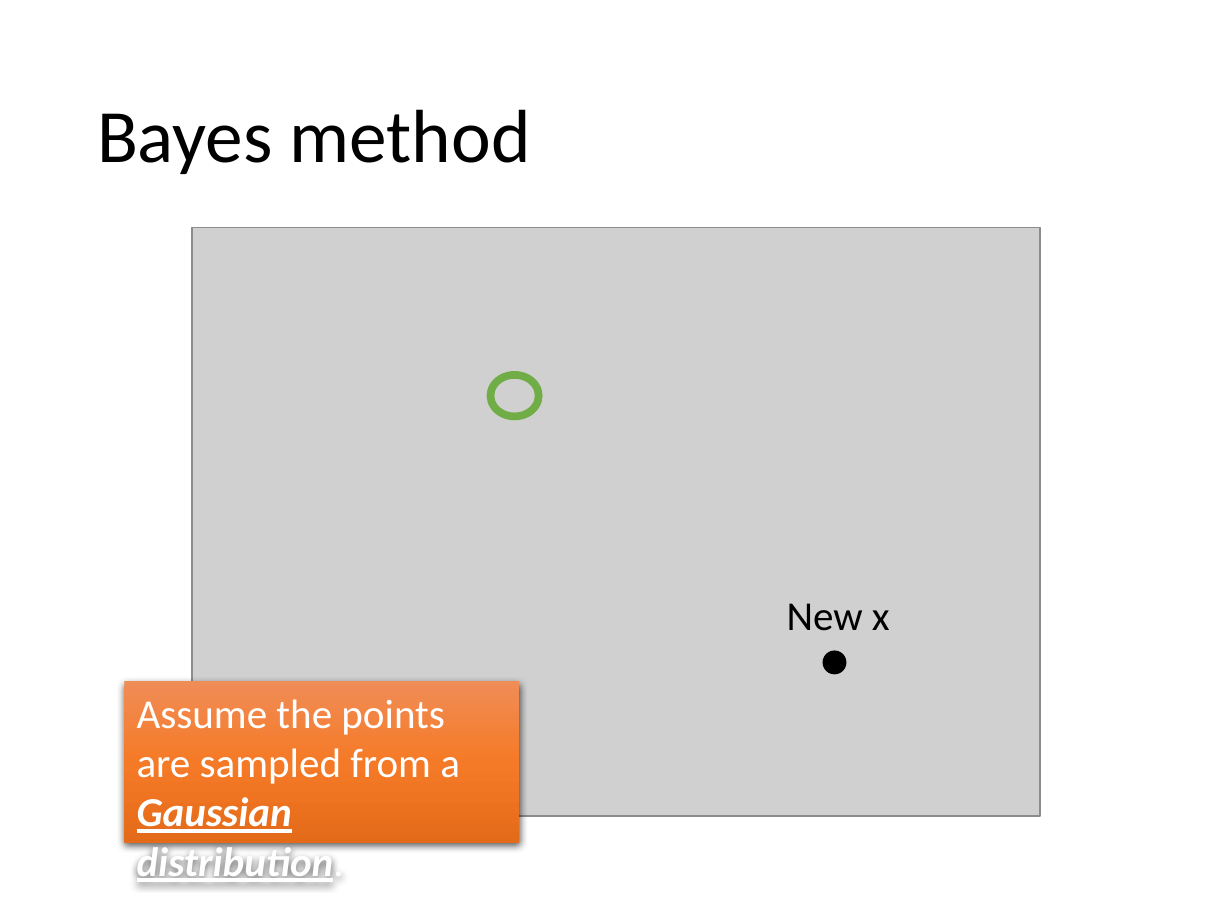
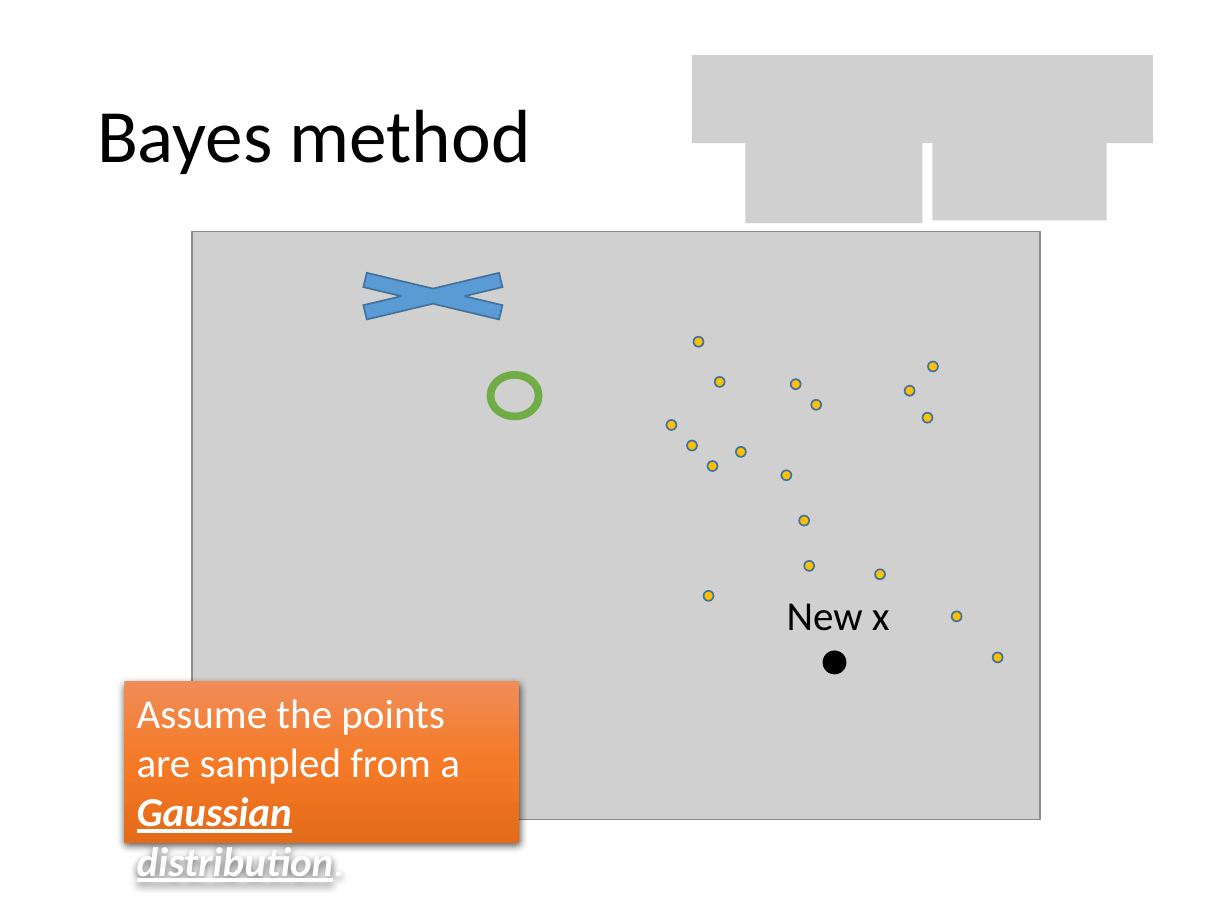
Before and after one commit to hansxiao7/Machine-learning-101, a slide deck: slide 24 of week3/Linear regression.pptx (slide 21 before the commit). Drawn at 1232x924 pixels with LibreOffice and Linux fonts; fonts in the diff are those of the drawing; grey boxes stand for pictures. Boxes give left, top, right and bottom in pixels: in the first picture for what was removed or moved away, otherwise in the second. Text is boxed around its words. In the diff, an @@ line names an element or a change of style, - is before the commit and + after.

```diff
--- a/week3/Linear regression.pptx
+++ b/week3/Linear regression.pptx
@@ picture added at <box>692,55,1153,143</box> @@
@@ picture added at <box>745,142,923,224</box> @@
@@ picture added at <box>933,138,1106,221</box> @@
@@ picture: place and size @@
-picture at <box>192,228,1040,817</box>
+picture at <box>192,232,1040,821</box>
@@ cross added at <box>302,265,563,328</box>, fill #5B9BD5, outline #43739E 1 pt @@
@@ group added at <box>667,336,1003,663</box>: 18 ellipses @@
```
Also in this commit, not shown: 5 other slides changed, 2 slides added, 2 slides removed.
